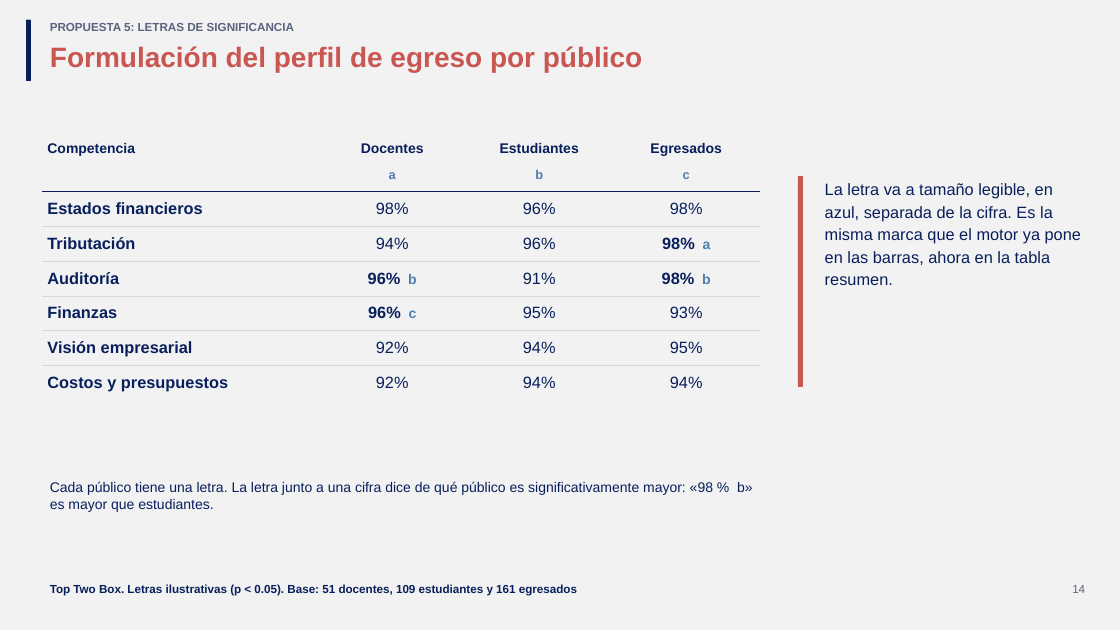
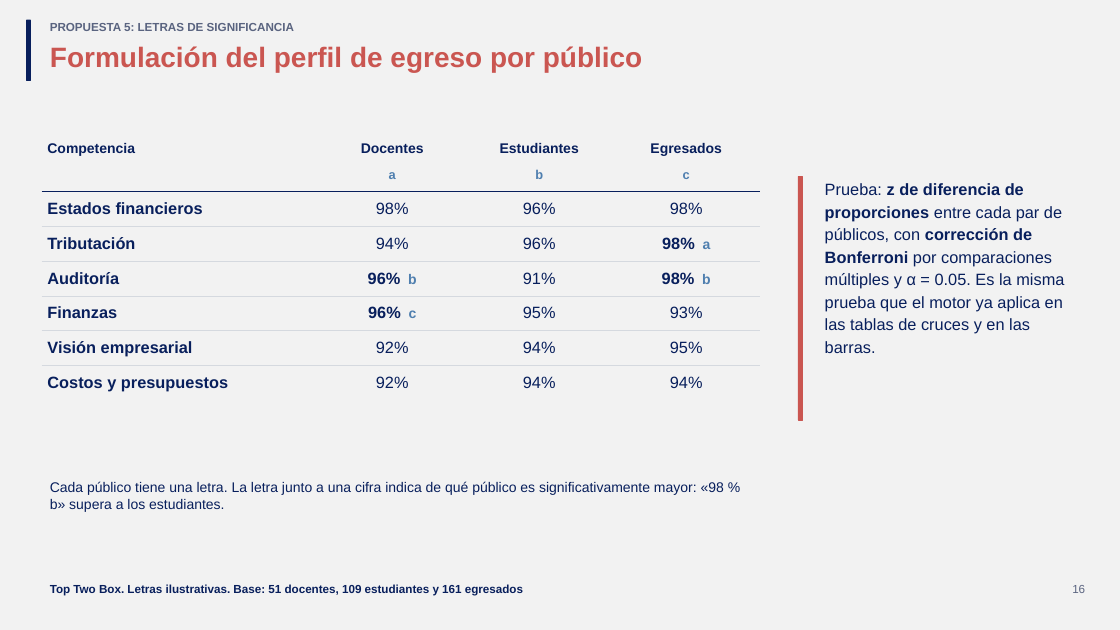
Before and after one commit to GonzaloAlmendariz/prosecnur-app, a slide deck: slide 16 of docs/qa/motor-ppt-2026-10-06/4-recetario/propuestas-rescatables.pptx (slide 14 before the commit). Drawn at 1120x630 pixels with LibreOffice and Linux fonts; fonts in the diff are those of the drawing; background and template pictures are left out. Boxes give left, top, right and bottom in pixels: in the first picture for what was removed or moved away, otherwise in the second. Text is boxed around its words. In the diff, an @@ line names an element or a change of style, - is before the commit and + after.

```diff
--- a/docs/qa/motor-ppt-2026-10-06/4-recetario/propuestas-rescatables.pptx
+++ b/docs/qa/motor-ppt-2026-10-06/4-recetario/propuestas-rescatables.pptx
@@ rectangle resized from (x1=798, y1=176, x2=802, y2=386) to (x1=798, y1=176, x2=802, y2=420) @@
@@ text at (x1=825, y1=183, x2=1064, y2=353): text changed @@
-La letra va a tamaño legible, en azul, separada de la cifra. Es la misma marca que el motor ya pone en las barras, ahora en la tabla resumen.
+Prueba: z de diferencia de proporciones entre cada par de públicos, con corrección de Bonferroni por comparaciones múltiples y α = 0.05. Es la misma prueba que el motor ya aplica en las tablas de cruces y en las barras.
@@ text at (x1=50, y1=481, x2=724, y2=512): text changed @@
-Cada público tiene una letra. La letra junto a una cifra dice de qué público es significativamente mayor: «98 % b» es mayor que estudiantes.
+Cada público tiene una letra. La letra junto a una cifra indica de qué público es significativamente mayor: «98 % b» supera a los estudiantes.
@@ text at (x1=50, y1=584, x2=523, y2=596): text changed @@
-Top Two Box. Letras ilustrativas (p < 0.05). Base: 51 docentes, 109 estudiantes y 161 egresados
+Top Two Box. Letras ilustrativas. Base: 51 docentes, 109 estudiantes y 161 egresados
@@ text at (x1=1072, y1=585, x2=1085, y2=593): text changed @@
-14
+16
```
Also in this commit, not shown: 11 other slides changed, 5 slides added, 1 slide removed, 2 other files.
